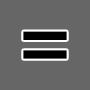
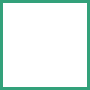
Layers edited between the first and the second 90×90 image:
added layer "Rectangle 1" (80%) above "X copy" over box(0, 0, 90, 90)
hid "X copy" over box(23, 31, 67, 59)
hid "Layer 3" over box(0, 0, 90, 90)
